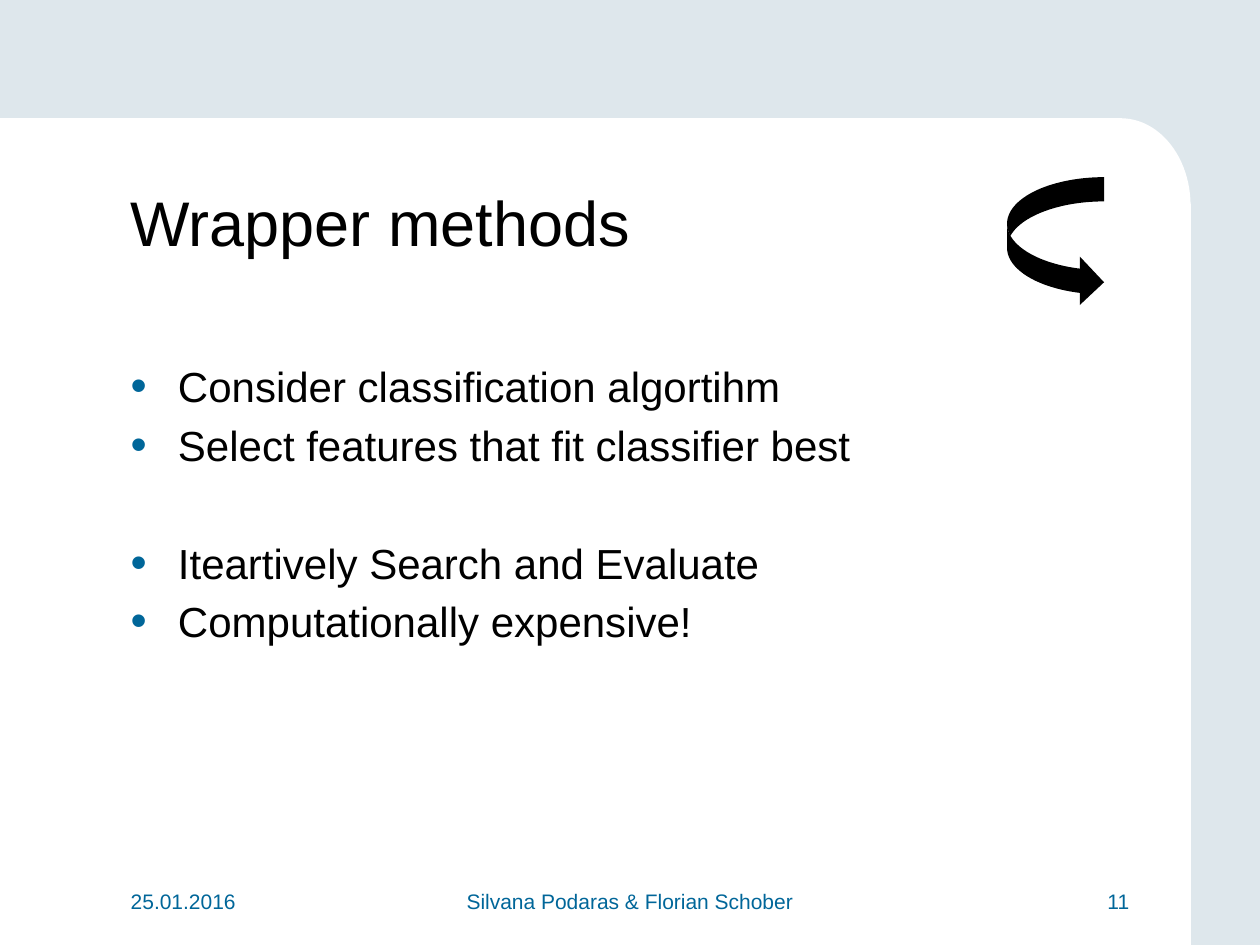
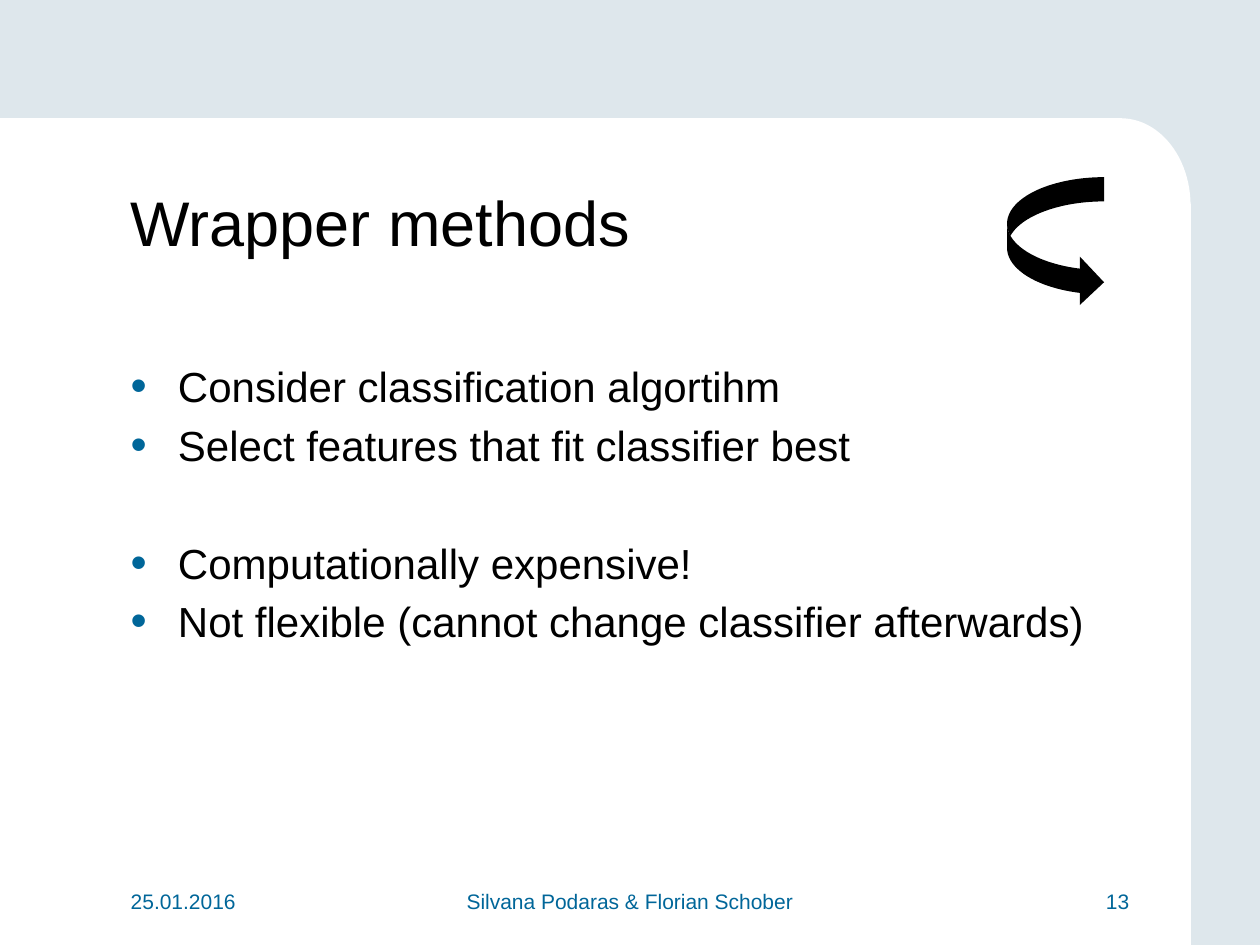
Before and after one commit to teretrus/VisSeminar, a slide deck: slide 13 of presentation/Presentation.pptx (slide 11 before the commit). Drawn at 1260x945 pixels with LibreOffice and Linux fonts; fonts in the diff are those of the drawing; background and template pictures are left out. Boxes give left, top, right and bottom in pixels: in the first picture for what was removed or moved away, otherwise in the second. Text is boxed around its words. In the diff, an @@ line names an element or a change of style, - is before the commit and + after.

```diff
--- a/presentation/Presentation.pptx
+++ b/presentation/Presentation.pptx
@@ text at bbox=[178, 548, 759, 587]: paragraph removed @@
-• Iteartively Search and Evaluate
@@ text at bbox=[178, 606, 1083, 646]: paragraph added @@
+• Not flexible (cannot change classifier afterwards)
@@ page number at bbox=[1106, 894, 1129, 910]: text changed @@
-11
+13
```
Also in this commit, not shown: 1 other slide changed, 5 slides added.
